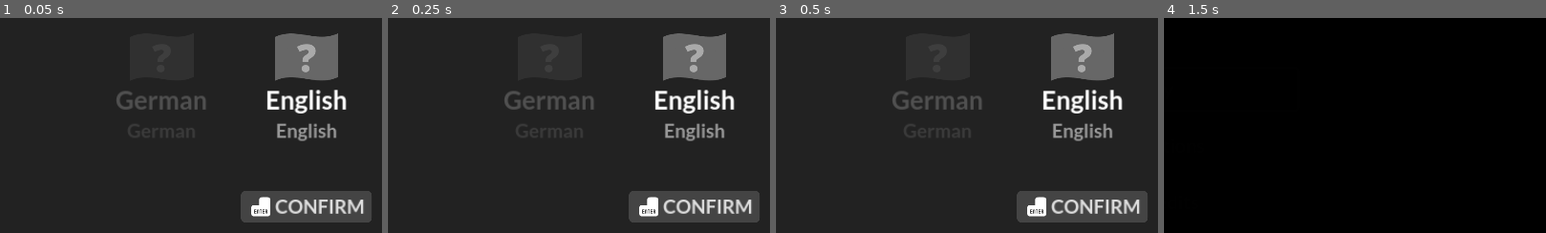
Above: before the commit, frames 1-4 (left to right).
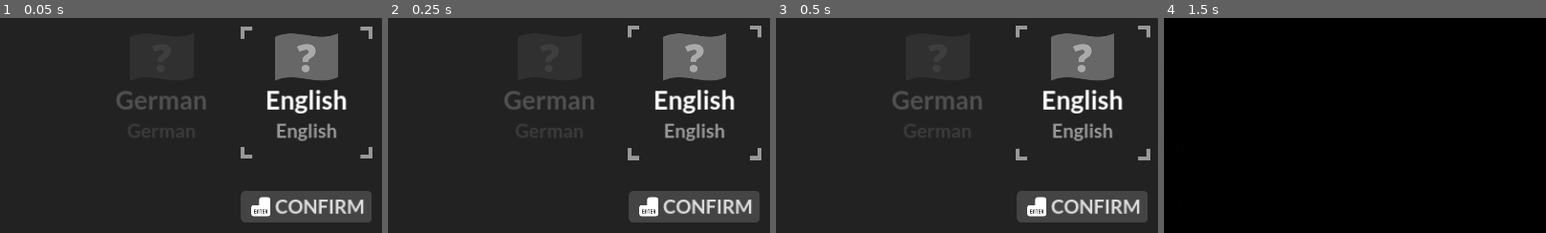
Above: after the commit, the same moments.

Repository: njamster/godot_game_template
Game: Godot game, scene res://menu_screens/language_selection/language_selection.tscn
Two runs of this game, one before a commit and one after it. Both use one fixed random seed, a clock stepped at 60 frames per second and the inputs below. Sound files missing from this copy of the repository are replaced by a short silence.
Inputs:
- Up to frame 1 (0.05 s): no input
- Up to frame 2 (0.25 s): no input
- Up to frame 3 (0.5 s): no input
- Up to frame 4 (1.5 s): click "Confirm" at 0.5 s; click "Confirm" at 1.25 s
The pictures show only the part of the screen within x 10-60%, y 34-84%; the shares and areas given below are measured in that part.

The runs differ from the first frame. In frame 1, 0.4% of the frame differs, in the area x 63-98%, y 4-66%; in frame 2, 0.4%, in the area x 62-98%, y 3-67%; in frame 3, 0.4%; in frame 4, nothing differs.

Commit message:
Add animated focus highlight
NinePatchRect that resizes and repositions to wrap around the currently
focused UI element (if there's any) and slightly grows and shrinks to
draw the player's attention.

Diff:
--- a/menu_screens/language_selection/language_selection.tscn
+++ b/menu_screens/language_selection/language_selection.tscn
@@ -1,12 +1,13 @@
-[gd_scene load_steps=7 format=3 uid="uid://hil4k4mmkyhq"]
+[gd_scene load_steps=8 format=3 uid="uid://hil4k4mmkyhq"]
 
 [ext_resource type="PackedScene" uid="uid://4kw0amsb8vy4" path="res://menu_screens/menu_screen_base.tscn" id="1_to3i7"]
 [ext_resource type="Script" path="res://menu_screens/language_selection/language_selection.gd" id="2_66pud"]
 [ext_resource type="Texture2D" uid="uid://df0rdq1avkhyt" path="res://input_icons/keyboard/enter.png" id="3_d0xuf"]
 [ext_resource type="Script" path="res://prefabs/responsive_button/responsive_button.gd" id="3_y74wq"]
 [ext_resource type="Script" path="res://prefabs/input_hints/input_hints.gd" id="5_d65bt"]
+[ext_resource type="Script" path="res://prefabs/focus_highlight/focus_highlight.gd" id="6_257jg"]
 
-[sub_resource type="StyleBoxFlat" id="StyleBoxFlat_mgwe5"]
+[sub_resource type="StyleBoxFlat" id="StyleBoxFlat_aspl1"]
 content_margin_left = 25.0
 content_margin_top = 10.0
 content_margin_right = 25.0
@@ -47,7 +48,14 @@
 script = ExtResource("3_y74wq")
 action_name = "ui_accept"
 
-[node name="InputHints" type="PanelContainer" parent="." index="1"]
+[node name="FocusHighlight" type="NinePatchRect" parent="." index="1"]
+modulate = Color(0.6, 0.6, 0.6, 1)
+layout_mode = 0
+offset_right = 40.0
+offset_bottom = 40.0
+script = ExtResource("6_257jg")
+
+[node name="InputHints" type="PanelContainer" parent="." index="2"]
 layout_mode = 1
 anchors_preset = 3
 anchor_left = 1.0
--- /dev/null
+++ b/prefabs/focus_highlight/focus_highlight.gd
@@ -0,0 +1,59 @@
+@tool
+extends NinePatchRect
+class_name FocusHighlight
+
+const TEXTURE_OFFSET := Vector2(20, 20) # pixels
+
+# TODO: when 4.3 releases, use @export_custom to link the component ratio by default
+# see: https://github.com/godotengine/godot-proposals/discussions/9011
+@export var offset := 10 * Vector2.ONE
+
+@export var animate := true
+
+var animation_offset := Vector2.ZERO:
+	set(value):
+		animation_offset = value
+		if focused_element:
+			global_position = focused_element.global_position - 0.5 * (TEXTURE_OFFSET + offset + animation_offset)
+			size = focused_element.size + TEXTURE_OFFSET + offset + animation_offset
+
+var focused_element
+
+var tween : Tween
+
+
+func _ready() -> void:
+	# set up the highlight's texture
+	texture = preload("images/highlight.png")
+	for margin in ["top", "right", "bottom", "left"]:
+		self["patch_margin_" + margin] = 31 # pixels
+
+	if Engine.is_editor_hint():
+		return
+
+	hide() # until an UI element is focused
+
+	# set up the animation
+	tween = create_tween().set_loops()
+	tween.tween_property(self, "animation_offset", 12 * Vector2.ONE, 0.4)
+	tween.tween_property(self, "animation_offset", Vector2.ZERO, 0.4)
+	tween.stop()
+
+	# deferred, to allow containers updating the focused element's position first
+	get_viewport().gui_focus_changed.connect(
+		func(arg): self.on_gui_focus_changed.call_deferred(arg)
+	)
+
+
+func on_gui_focus_changed(node: Control) -> void:
+	if node:
+		focused_element = node
+		if animate:
+			tween.play()
+		else:
+			animation_offset = Vector2.ZERO
+		show()
+	else:
+		if animate:
+			tween.stop()
+		hide()
--- /dev/null
+++ b/prefabs/focus_highlight/focus_highlight.tscn
@@ -0,0 +1,14 @@
+[gd_scene load_steps=3 format=3 uid="uid://b1siorowj0jr8"]
+
+[ext_resource type="Texture2D" uid="uid://dfxvxfgrj708p" path="res://prefabs/focus_highlight/images/highlight.png" id="1_lrueq"]
+[ext_resource type="Script" path="res://prefabs/focus_highlight/focus_highlight.gd" id="2_28hvk"]
+
+[node name="FocusHighlight" type="NinePatchRect"]
+offset_right = 80.0
+offset_bottom = 80.0
+texture = ExtResource("1_lrueq")
+patch_margin_left = 40
+patch_margin_top = 40
+patch_margin_right = 40
+patch_margin_bottom = 40
+script = ExtResource("2_28hvk")
Not shown: 1 places in menu_screens/language_selection/language_selection.tscn that only renumber resources
Binary file added: prefabs/focus_highlight/images/highlight.png
Not shown, added: prefabs/focus_highlight/images/highlight.png.import
